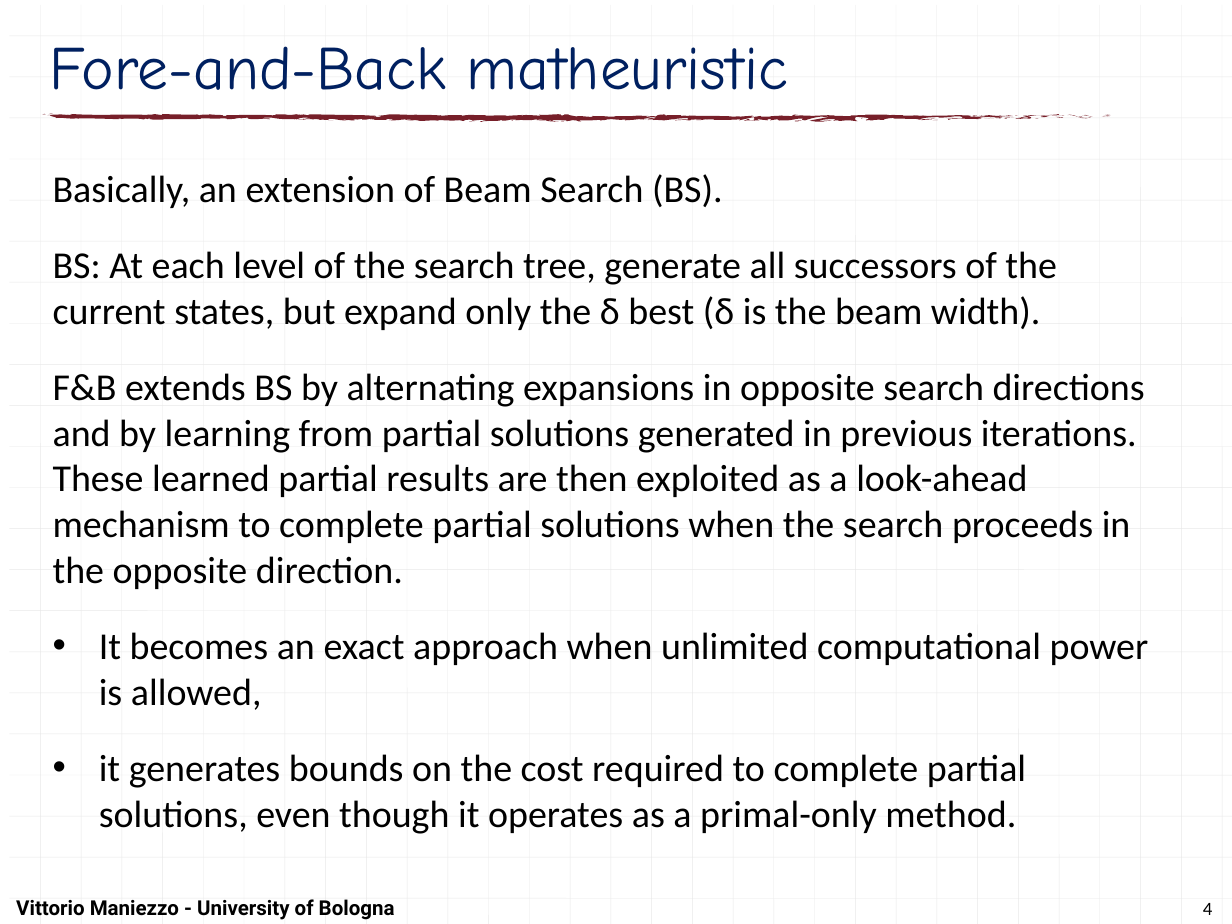
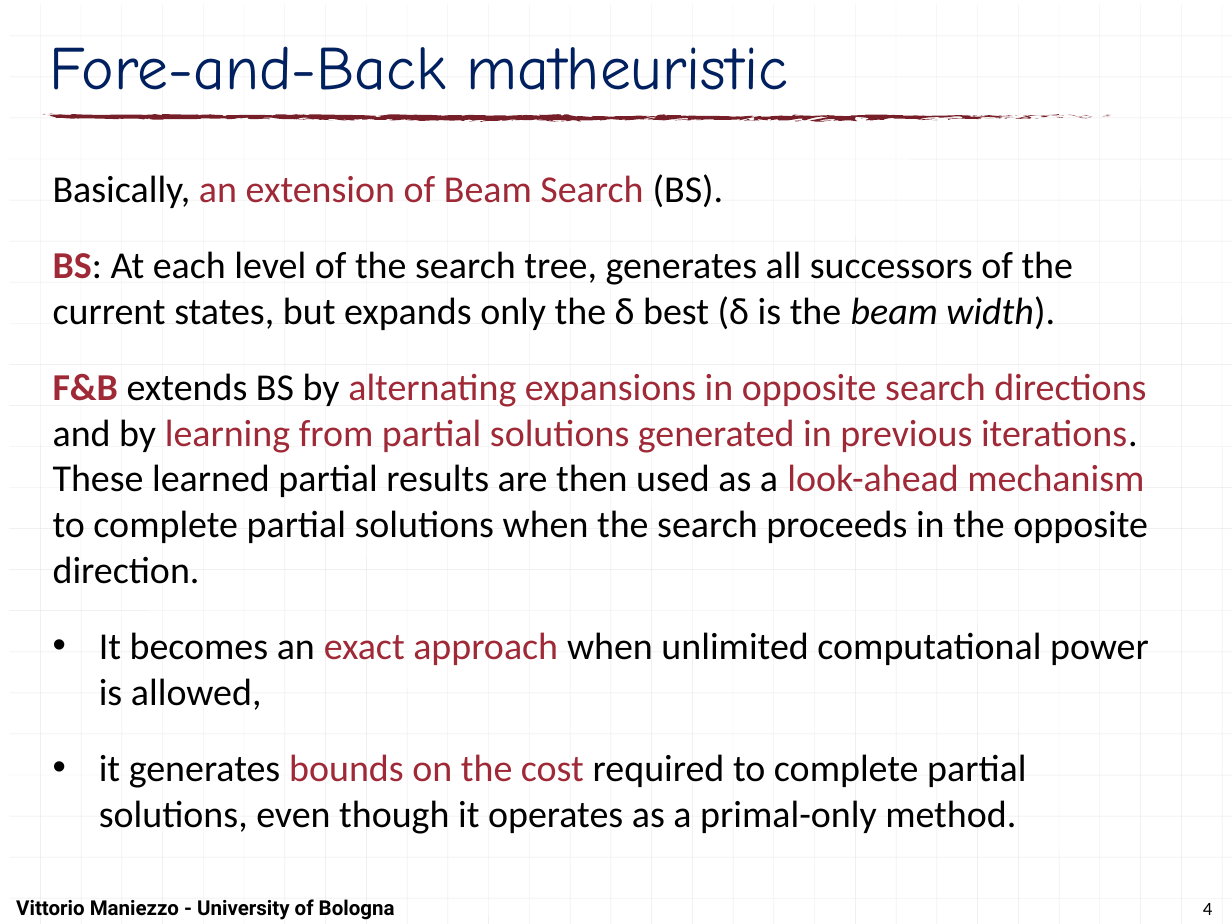
Before and after one commit to maniezzo/segmentation, a slide deck: slide 4 of doc/LION25_F&B/F&Bsegmentation.pptx. Drawn at 1232x924 pixels with LibreOffice and Linux fonts; fonts in the diff are those of the drawing. Boxes give left, top, right and bottom in pixels: in the first picture for what was removed or moved away, otherwise in the second. Text is boxed around its words. In the diff, an @@ line names an element or a change of style, - is before the commit and + after.

Commit message:
slides

```diff
--- a/doc/LION25_F&B/F&Bsegmentation.pptx
+++ b/doc/LION25_F&B/F&Bsegmentation.pptx
@@ text at (53,174,1149,834): text colour #000000 to #9F2936 in "an extension of Beam Search", "F&B alternating expansions in opposite search directions ...", "exact approach", "bounds on the cost"; bold on in "F&B" @@
@@ text at (53,251,1073,330): text changed @@
-BS: At each level of the search tree, generate all successors of the current states, but expand only the δ best (δ is the beam width).
+BS: At each level of the search tree, generates all successors of the current states, but expands only the δ best (δ is the beam width).
@@ text at (53,464,1148,584): text changed @@
-These learned partial results are then exploited as a look-ahead mechanism to complete partial solutions when the search proceeds in the opposite direction.
+These learned partial results are then used as a look-ahead mechanism to complete partial solutions when the search proceeds in the opposite direction.
```
Also in this commit, not shown: 10 other slides changed.
